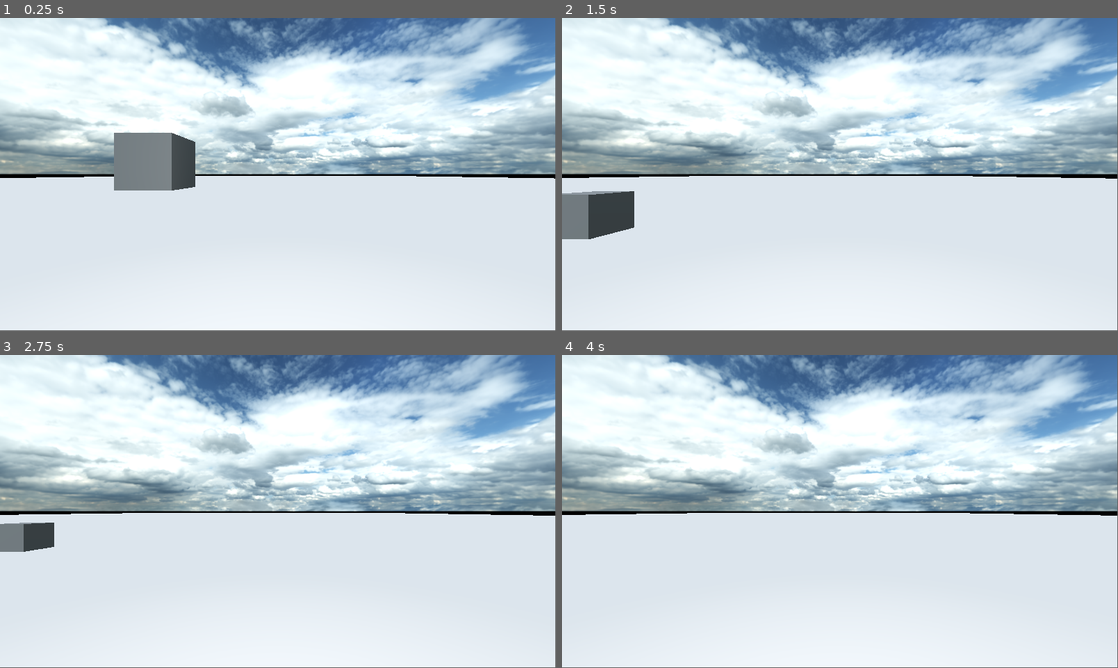
Above: before the commit, frames 1-4 (two rows, left to right).
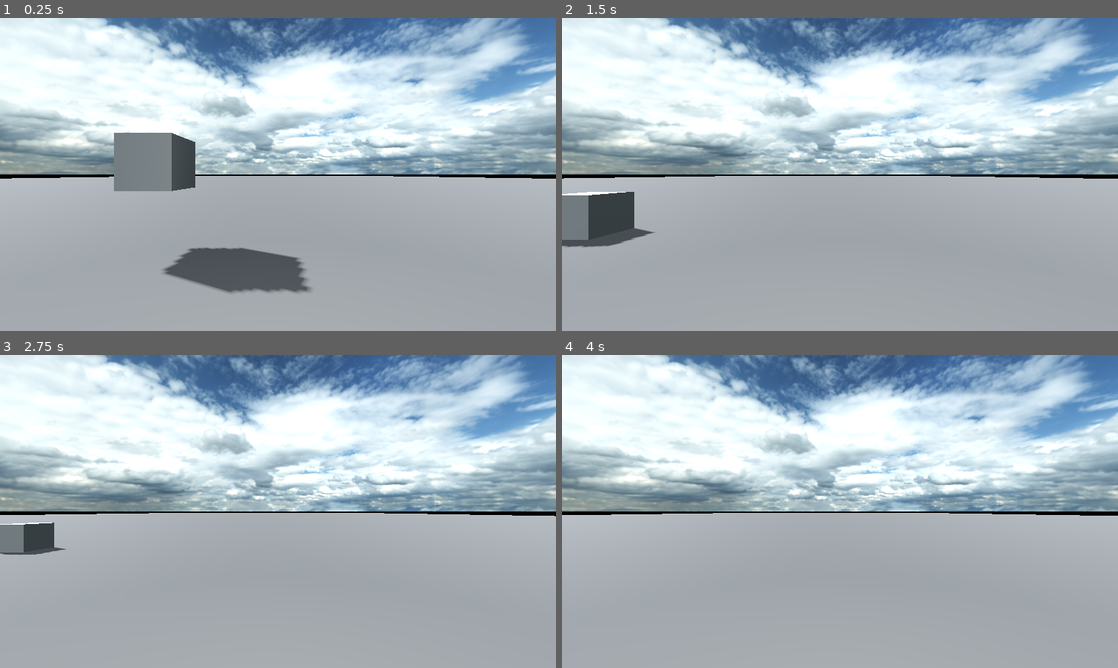
Above: after the commit, the same moments.

Repository: HuskyGameDev/2025f-team3
Game: Godot game, scene res://assets/scenes/test_scene.tscn
Two runs of this game, one before a commit and one after it. Both use one fixed random seed, a clock stepped at 60 frames per second and the inputs below.
Inputs:
- Up to frame 1 (0.25 s): no input
- Up to frame 2 (1.5 s): tap Enter (ui_accept) at 0.5, 0.77 s; hold Right (ui_right) 0.53-1.28 s; hold Down (ui_down) from 1.28 s (still down)
- Up to frame 3 (2.75 s): tap Enter (ui_accept) at 1.52 s; release Down (ui_down) at 2.03 s; hold Right (ui_right) from 2.03 s (still down)
- Up to frame 4 (4 s): release Right (ui_right) at 2.78 s; hold Up (ui_up) 2.78-3.53 s; tap Enter (ui_accept) at 3.02, 3.5, 3.77 s; hold Left (ui_left) from 3.53 s (still down)
In our replay, the window is 799x449 before the commit and 800x450 after it. These sizes can differ from the game's own. Grey fills any space a smaller window leaves; there, only what the larger window draws over its background counts as a difference.

The runs differ from the first frame. In frame 1, 49% of the frame differs, in the area x 0-100%, y 0-100%; in frame 2, 48%; in frame 3, 49%; in frame 4, 49%.

Commit message:
Fixed ambient lighting with sun

Diff:
--- a/crosscut/assets/scenes/test_scene.tscn
+++ b/crosscut/assets/scenes/test_scene.tscn
@@ -12,19 +12,26 @@
 [sub_resource type="Environment" id="Environment_3f7cn"]
 background_mode = 2
 sky = SubResource("Sky_1npq7")
+ambient_light_color = Color(1, 1, 1, 1)
 tonemap_mode = 2
+ssao_enabled = true
 
 [sub_resource type="WorldBoundaryShape3D" id="WorldBoundaryShape3D_abcw6"]
 
 [sub_resource type="PlaneMesh" id="PlaneMesh_41fjk"]
 
 [sub_resource type="StandardMaterial3D" id="StandardMaterial3D_abcw6"]
+albedo_color = Color(0.281187, 0.281187, 0.281187, 1)
 
 [sub_resource type="BoxShape3D" id="BoxShape3D_abcw6"]
 
 [sub_resource type="BoxMesh" id="BoxMesh_41fjk"]
 
 [node name="Node3D" type="Node3D"]
+
+[node name="DirectionalLight3D" type="DirectionalLight3D" parent="."]
+transform = Transform3D(-0.411514, 0.585839, -0.698175, 0, 0.766044, 0.642788, 0.911403, 0.264516, -0.315238, 0, 0, 0)
+shadow_enabled = true
 
 [node name="WorldEnvironment" type="WorldEnvironment" parent="."]
 environment = SubResource("Environment_3f7cn")
--- a/crosscut/project.godot
+++ b/crosscut/project.godot
@@ -15,6 +15,11 @@
 config/features=PackedStringArray("4.4", "GL Compatibility")
 config/icon="res://icon.svg"
 
+[display]
+
+window/size/viewport_width=1280
+window/size/viewport_height=720
+
 [dotnet]
 
 project/assembly_name="CrossCut"
